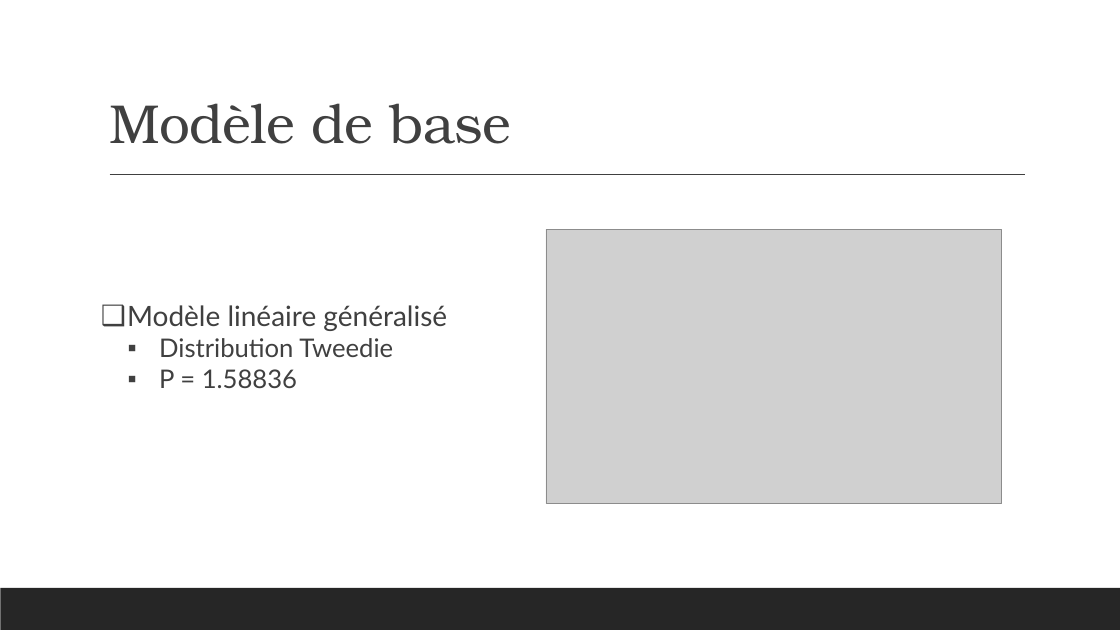
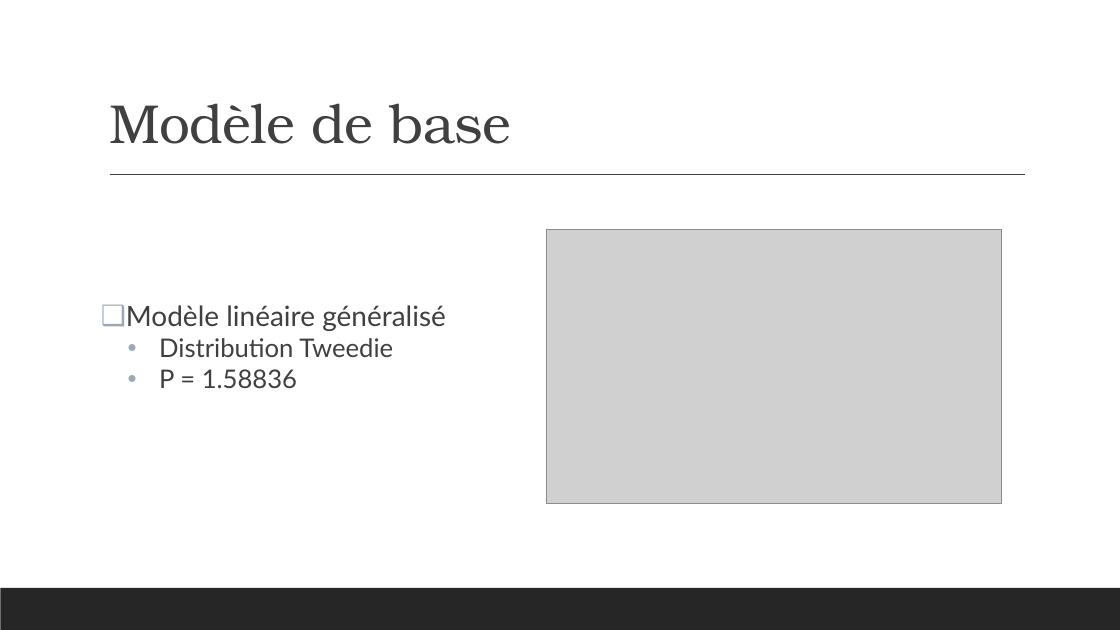
Before and after one commit to Dan-UL/PasDePlaziat, a slide deck: slide 9 of Final/Presentation_Equipe9.pptx. Drawn at 1120x630 pixels with LibreOffice and Linux fonts; fonts in the diff are those of the drawing; grey boxes stand for pictures. Boxes give left, top, right and bottom in pixels: in the first picture for what was removed or moved away, otherwise in the second. Text is boxed around its words. In the diff, an @@ line names an element or a change of style, - is before the commit and + after.

```diff
--- a/Final/Presentation_Equipe9.pptx
+++ b/Final/Presentation_Equipe9.pptx
@@ text "Modèle linéaire généralisé" at bbox=[126, 305, 446, 388]: indent changed; bullet ▪ to • @@
```
Also in this commit, not shown: 7 other slides changed, 5 slides added, 1 slide removed.
